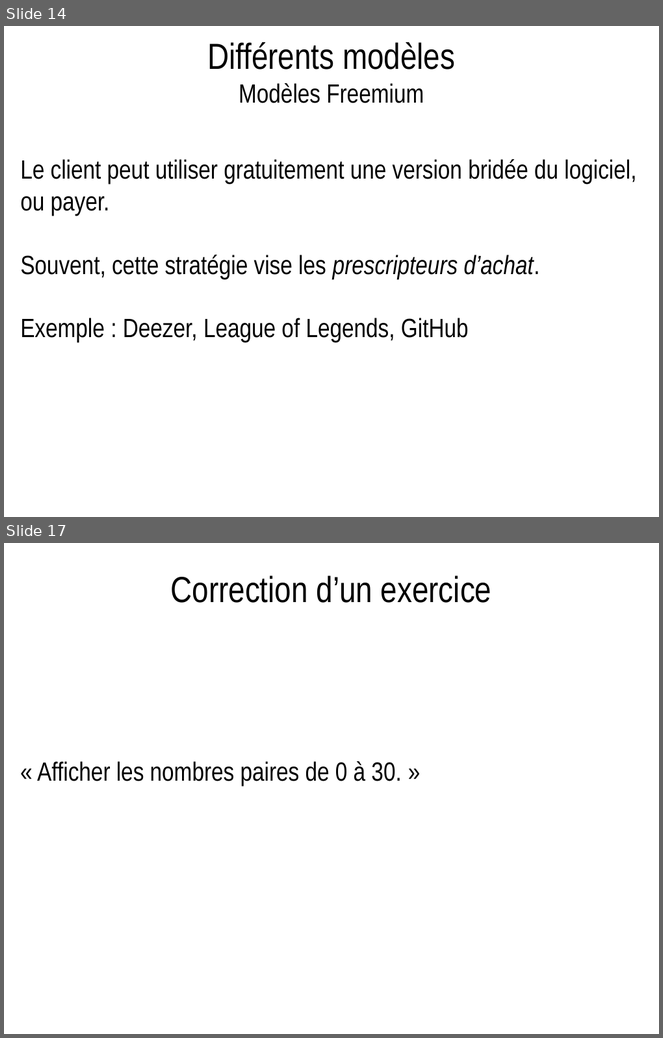
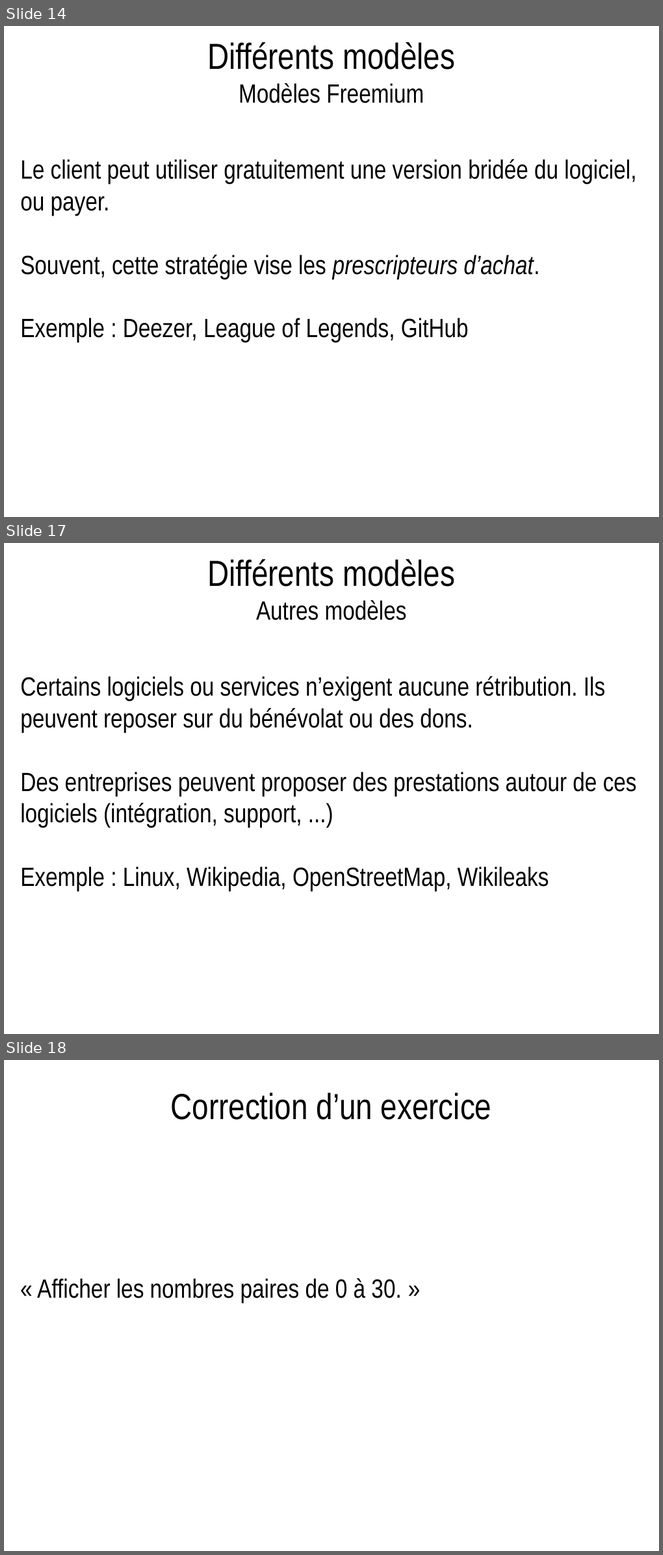
Before and after one commit to Preethi30S/intro-info, a slide deck: 2_modeles_economiques.odp. Shown one above the other, each under a label of ours: slides 14 and 17 before the commit, slides 14, 17 and 18 after it; the slides between them are not shown. The pictures are 663x1038 and 663x1555 pixels, drawn with LibreOffice and Linux fonts; fonts in the diff are those of the drawing. Boxes give left, top, right and bottom in pixels: in the first picture for what was removed or moved away, otherwise in the second. Text is boxed around its words. In the diff, an @@ line names an element or a change of style, - is before the commit and + after.

```diff
--- a/2_modeles_economiques.odp
+++ b/2_modeles_economiques.odp
@@ slide 17 added at [4, 543, 659, 1034], background #FFFFFF @@
@@ title added at [207, 559, 455, 620], 44 pt, text #000000 @@
+Différents modèles
+Autres modèles
@@ title added at [20, 676, 637, 891], 32 pt, text #000000 @@
+Certains logiciels ou services n’exigent aucune rétribution. Ils peuvent reposer sur du bénévolat ou des dons.
+Des entreprises peuvent proposer des prestations autour de ces logiciels (intégration, support, ...)
+Exemple : Linux, Wikipedia, OpenStreetMap, Wikileaks
@@ what was slide 17 is now slide 18 @@
```
Also in this commit, not shown: 4 slides changed, 4 other files.
